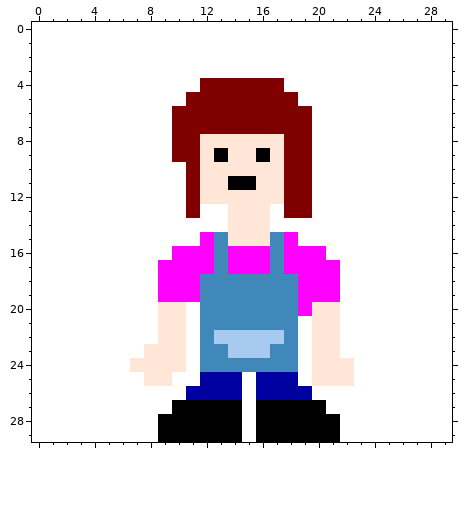
A pixel-art sprite gets an edit: sprites/MJ_down.png. This is how it looked before the edit.
The file is 30x30 pixels.
The result:
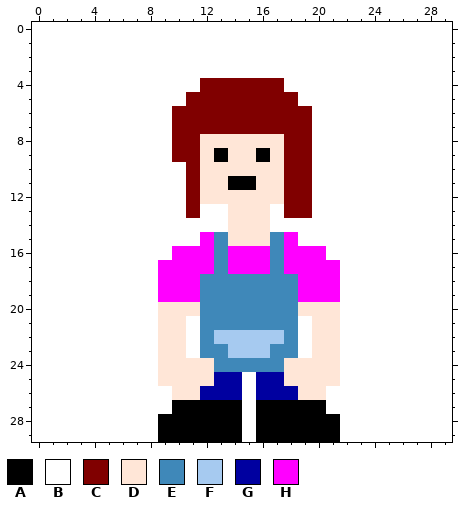
Palette (. is transparent): A #000000  B #ffffff  C #800000  D #ffe6d7  E #3f88b9  F #a6caf0  G #0000a0  H #ff00ff
Change:
The edit turns colour D into colour B in row 23 at x 8; in row 24 at x 7 to 8 and 22; in row 25 at x 8 and 22.
The edit turns colour B into colour D in row 20 at x 11; in row 24 at x 11 and 19; in row 25 at x 10 to 11 and 19; in row 26 at x 10 and 20.
The edit turns colour E into colour D in row 24 at x 12 and 18.
The edit turns colour G into colour D in row 25 at x 12 and 18; in row 26 at x 11 and 19.
The edit turns colour H into colour D in row 20 at x 19.
Boxes around the changes in both pictures, in picture pixels (x1, y1, x2, y2):
changed: (130, 302, 214, 400)
changed: (298, 302, 312, 316)
changed: (284, 358, 354, 400)
